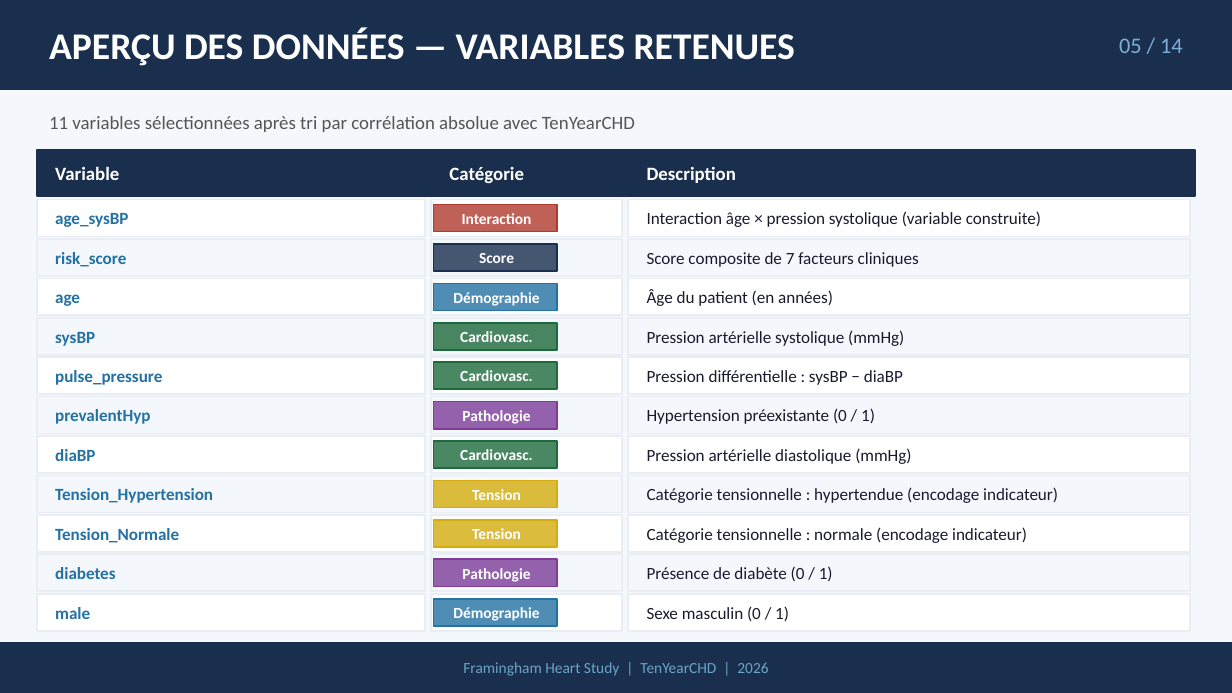
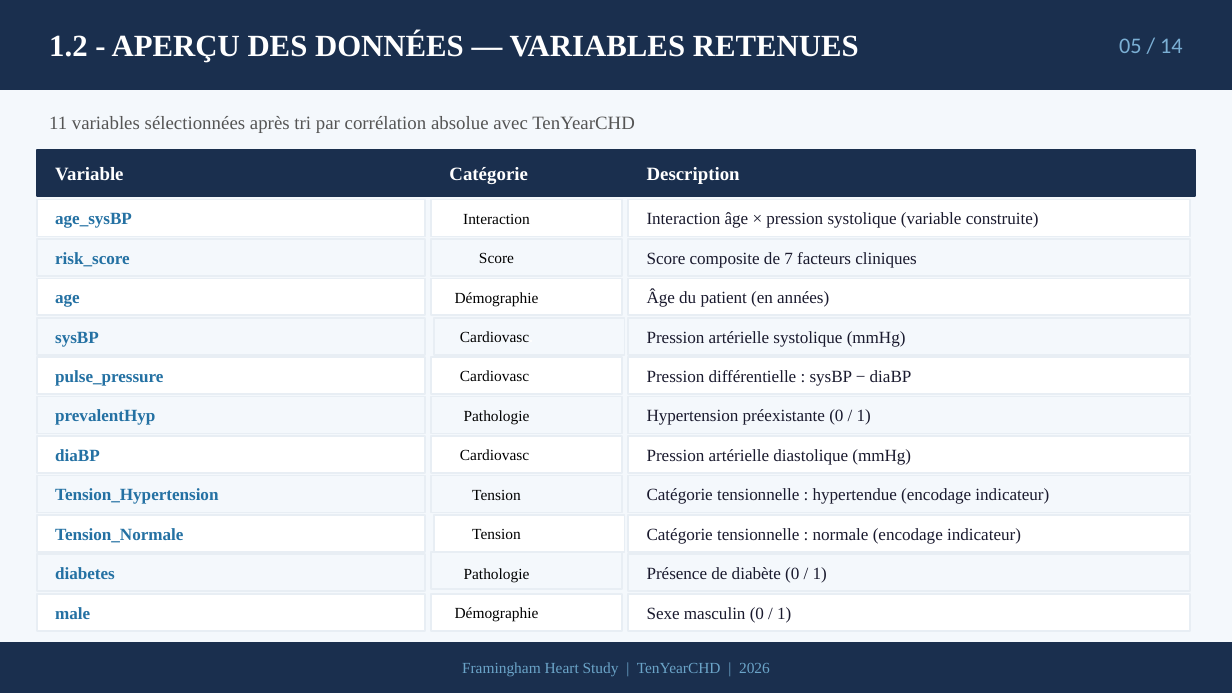
Before and after one commit to daril-dielh/Maladie-Coronarienne-10-ans, a slide deck: slide 5 of presentation/presentation.pptx. Drawn at 1232x693 pixels with LibreOffice and Linux fonts; fonts in the diff are those of the drawing. Boxes give left, top, right and bottom in pixels: in the first picture for what was removed or moved away, otherwise in the second. Text is boxed around its words. In the diff, an @@ line names an element or a change of style, - is before the commit and + after.

```diff
--- a/presentation/presentation.pptx
+++ b/presentation/presentation.pptx
@@ text at [49, 32, 859, 62]: text changed; size 22 to 18 pt; font Calibri to Times New Roman @@
-APERÇU DES DONNÉES — VARIABLES RETENUES
+1.2 - APERÇU DES DONNÉES — VARIABLES RETENUES
@@ font Calibri to Times New Roman in 27 elements at [49, 116, 635, 133], [55, 167, 123, 181], [449, 167, 528, 184], [55, 212, 132, 228], [647, 212, 1039, 228], [55, 252, 129, 267], [647, 252, 917, 268], [55, 294, 80, 307], [647, 289, 829, 307], [55, 331, 99, 347], [647, 331, 906, 347], [55, 370, 163, 386], [647, 370, 912, 386], [55, 409, 155, 425], [647, 409, 871, 425], [55, 449, 100, 461], [647, 449, 911, 465], [55, 488, 218, 504], [647, 488, 1049, 504], [55, 528, 183, 543], [647, 528, 1021, 544], [55, 567, 115, 579], [647, 567, 827, 583], [55, 607, 90, 619], [647, 607, 791, 623], [462, 662, 770, 676], [647, 167, 740, 184] @@
@@ rectangle removed at [434, 205, 557, 232] @@
@@ rectangle removed at [434, 244, 557, 271] @@
@@ rectangle removed at [434, 283, 557, 310] @@
@@ rectangle removed at [434, 323, 557, 350] @@
@@ rectangle removed at [434, 362, 557, 389] @@
@@ rectangle removed at [434, 402, 557, 429] @@
@@ rectangle removed at [434, 441, 557, 468] @@
@@ rectangle removed at [434, 480, 557, 508] @@
@@ rectangle removed at [434, 520, 557, 547] @@
@@ rectangle removed at [434, 559, 557, 586] @@
@@ rectangle removed at [434, 599, 557, 626] @@
@@ font Calibri to Times New Roman, text colour #FFFFFF to #000000, bold off in 11 elements at [463, 214, 530, 224], [479, 252, 514, 263], [455, 292, 539, 306], [460, 331, 533, 342], [460, 370, 533, 381], [464, 410, 530, 425], [460, 449, 533, 460], [472, 490, 521, 500], [472, 529, 521, 539], [464, 568, 530, 582], [455, 607, 539, 622] @@
```
Also in this commit, not shown: 13 other slides changed, 4 other files.
